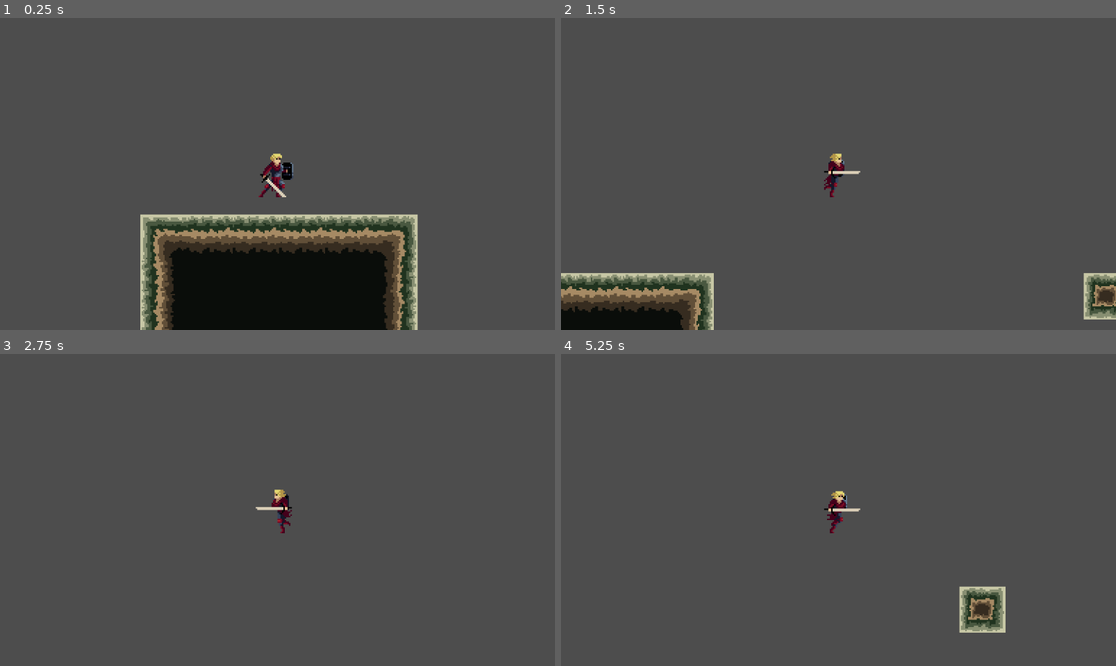
Above: before the commit, frames 1-4 (two rows, left to right).
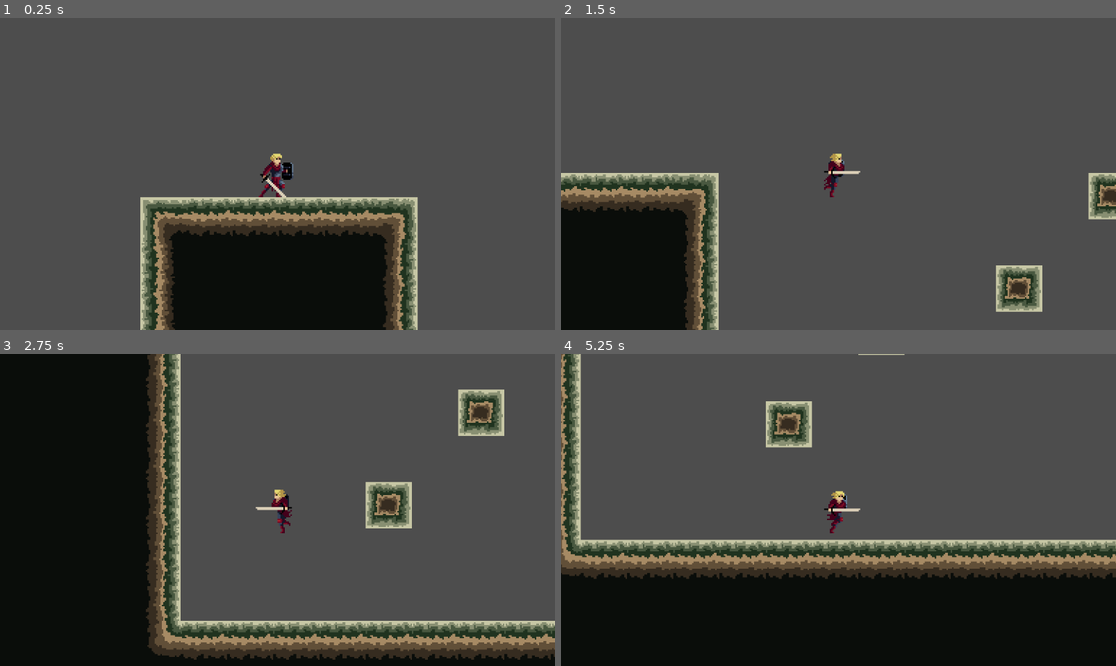
Above: after the commit, the same moments.

Repository: Burnablelemming/EvergroveStudios
Game: Godot game, scene res://scenes/world.tscn
Same seed, same stepped clock (60 frames per second), same inputs: the game is played once before the commit and once after it.
Inputs:
- Up to frame 1 (0.25 s): no input
- Up to frame 2 (1.5 s): hold Up (ui_up) 0.53-1.28 s; hold Right (ui_right) from 0.53 s (still down); tap Up (ui_up) at 1.35 s
- Up to frame 3 (2.75 s): tap Up (ui_up) at 1.52, 1.82 s; release Right (ui_right) at 2.03 s; hold Left (ui_left) from 2.03 s (still down); hold Up (ui_up) from 2.03 s (still down)
- Up to frame 4 (5.25 s): release Left (ui_left) at 2.78 s; release Up (ui_up) at 2.78 s; hold Right (ui_right) 2.78-4.28 s; tap Up (ui_up) at 2.85, 3.02, 3.32, 4.35, 4.52, 4.82 s; hold Up (ui_up) 3.53-4.28 s; hold Left (ui_left) 4.28-5.03 s; hold Right (ui_right) from 5.03 s (still down); hold Up (ui_up) from 5.03 s (still down)

The runs differ from the first frame. In frame 1, 7.2% of the frame differs, in the area x 25-76%, y 57-100%; in frame 2, 14%; in frame 3, 41%, in the area x 0-100%, y 0-100%; in frame 4, 40%.

Commit message:
Jump is working as intended, but needs tweaking

Diff:
--- a/Scripts/Player.gd
+++ b/Scripts/Player.gd
@@ -10,8 +10,8 @@
 #Speed is how fast you reach max speed
 #Friction is how fast you stop moving
 #maxAcceleration is how fast you can possible move horizontally
-var gravity = 1
-var normalForce = -1
+var gravity = 20
+var normalForce = -20
 var speed = 40
 var friction = 40
 var maxHorizontalAcceleration = 200
@@ -20,9 +20,21 @@
 var maxUpwardAcceleration = 200
 
 #Jump-specific vars
-var jumpBurst = -100
+
+#The force of the initial jump (no hold, one tap)
+var jumpBurst = -275
+
+
 var jumpHold = 0
-var jumpHoldMax = 200
+
+#Max time value until you run out of boost
+var jumpHoldMax = 15
+
+#How much the timer incriments each frame (probably dont need to touch)
+var jumpHoldIncri = 1
+
+#How many pixels you actually move
+var jumpBoost = -20
 
 #describes the last direction the player was traveling in
 var lastDirection : String
@@ -35,6 +47,9 @@
 	pass
 
 func _physics_process(_delta):
+	move_and_stuff()
+	apply_gravity_normal()
+
 	if Input.is_action_pressed("ui_right"):
 		if(acceleration.x + speed) <= maxHorizontalAcceleration:
 			acceleration.x += speed
@@ -52,41 +67,41 @@
 	#JUMPING CODE
 	if Input.is_action_pressed("ui_up"):
 		if(chara.is_on_floor()):
+			jumpHold = 0
 			acceleration.y += jumpBurst
-		jumpHold = jumpHold + 1
-		print("Holding", jumpHold)
+			print("burst achieved")
+		else:
+			if(jumpHold < jumpHoldMax):
+				print("boosting", jumpHold)
+				acceleration.y += jumpBoost
+				jumpHold += jumpHoldIncri
+			else:
+				print("out of boost")
+
+func apply_gravity_normal():
+	if(chara.is_on_floor() == false):
+			acceleration.y += gravity
+			print("Gravity", acceleration)
 	else:
-		print("released")
-		if(chara.is_on_floor() == false):
-				acceleration.y += gravity
-		else:
-			while(acceleration.y != 0):
+		while(acceleration.y != 0):
+			if(acceleration.y + normalForce < 0):
+				acceleration.y = 0
+				print("Normal Reset")
+			else:
 				acceleration.y += normalForce
+				print("Normal", acceleration)
 
-	#TODO - Explain why these are different
-#	set_velocity(acceleration)
-#	move_and_slide()
-#	acceleration = velocity
-#	set_velocity(acceleration)
-#	move_and_slide()
+	#gravity must be a constant force, otherwise you can just never let accel.y decrease
 
+func move_and_stuff():
 	set_velocity(acceleration)
-	#print(velocity)
 	move_and_slide()
 
 func applyFriction():
-	#print("was called")
-	#If player is moving
 	if acceleration.x != 0:
-		#print("accel not zero")
-		#Player was moving right
 		if acceleration.x > 0:
-			#print("moving right")
 			acceleration.x -= friction
-		#Player was moving left
 		elif acceleration.x < 0:
-			#print("moving right")
 			acceleration.x += friction
-	#accel was zero
 	else:
 		return
Not shown: 1 places in scenes/32_map.tscn that only renumber resources
Not shown: 1 places in scenes/player.tscn that only renumber resources
